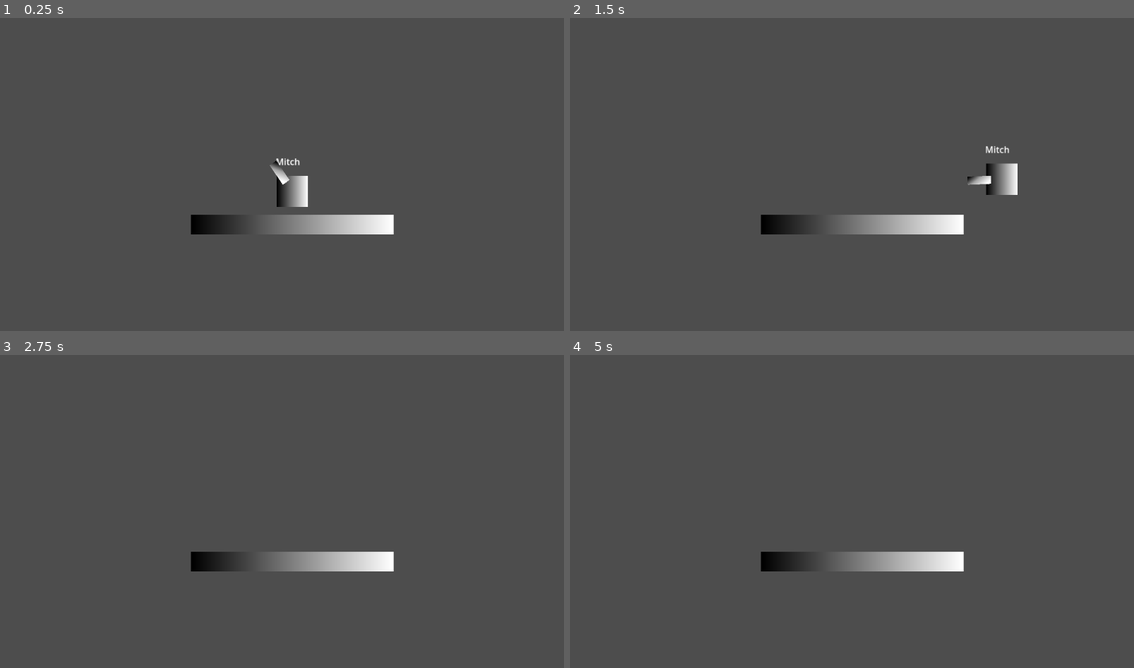
Above: before the commit, frames 1-4 (two rows, left to right).
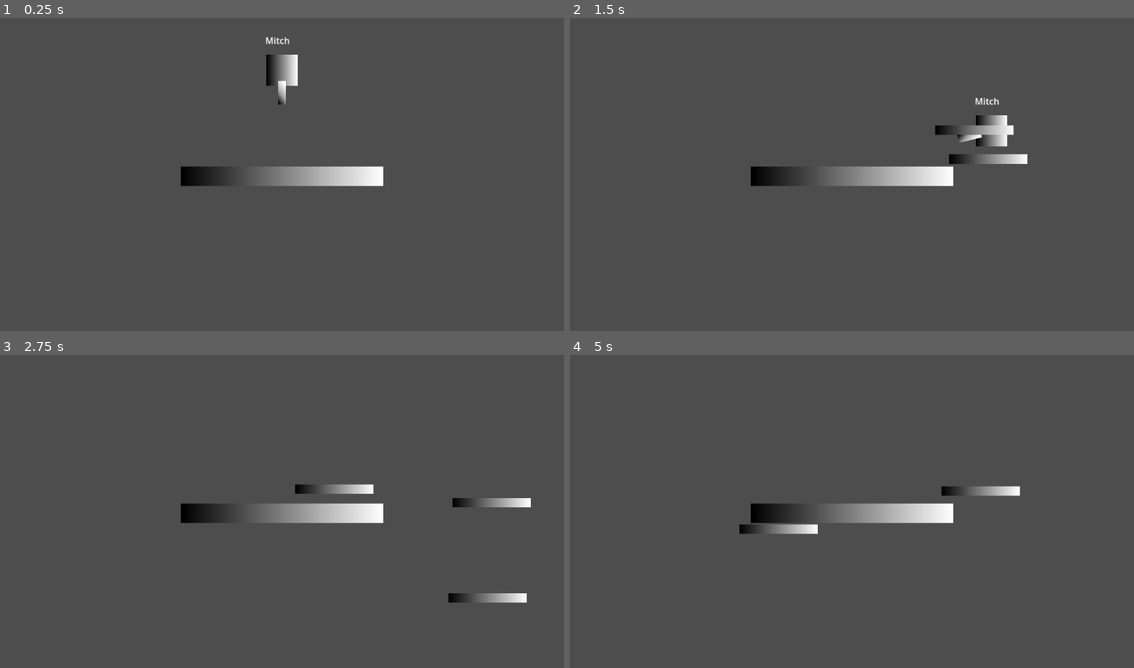
Above: after the commit, the same moments.

Repository: csolow/Mitchs-Missile
Game: Godot game, scene res://main.tscn
Same seed, same stepped clock (60 frames per second), same inputs: the game is played once before the commit and once after it.
Inputs (mouse positions are in pixels of both pictures, inside the frame that each line leads up to):
- Up to frame 1 (0.25 s): no input
- Up to frame 2 (1.5 s): move the mouse to (976, 161) at 0.52 s; hold D (right) from 0.53 s (still down); click (976, 161) at 0.6 s; tap Space (jump) at 0.77 s; move the mouse to (739, 193) at 1.27 s; click (739, 193) at 1.35 s
- Up to frame 3 (2.75 s): tap Space (jump) at 1.52 s; move the mouse to (338, 442) at 2.02 s; release D (right) at 2.03 s; hold A (left) from 2.03 s (still down); click (338, 442) at 2.1 s
- Up to frame 4 (5 s): move the mouse to (823, 577) at 2.77 s; release A (left) at 2.78 s; hold D (right) 2.78-4.28 s; click (823, 577) at 2.85 s; tap Space (jump) at 3.02, 3.77, 4.52 s; move the mouse to (1021, 561) at 3.52 s; click (1021, 561) at 3.6 s; move the mouse to (682, 464) at 4.27 s; hold A (left) from 4.28 s (still down); click (682, 464) at 4.35 s

The runs differ from the first frame. In frame 1, 4.6% of the frame differs, in the area x 32-70%, y 6-70%; in frame 2, 5.4%, in the area x 32-82%, y 25-70%; in frame 3, 4.7%; in frame 4, 4.4%.

Commit message:
Har implementeret instancing med skydning. Har ikke lavet instancerne til projektiler endnu

Diff:
--- a/Hand.gd
+++ b/Hand.gd
@@ -11,6 +11,12 @@
 func _process(_delta):
 	MousePosition = get_global_mouse_position()
 
-	PivotToMouse = MousePosition - get_global_transform().get_origin()
-	transform = transform.rotated((PivotToMouse.angle()-transform.get_rotation()))
+	PivotToMouse = get_pivot_to_mouse()
+	transform = transform.rotated(get_pivot_angle())
 	pass
+
+func get_pivot_to_mouse():
+	return MousePosition - get_global_transform().get_origin()
+
+func get_pivot_angle():
+	return PivotToMouse.angle()-transform.get_rotation()
--- a/PlayerScript.gd
+++ b/PlayerScript.gd
@@ -1,22 +1,31 @@
 extends CharacterBody2D
+
+@onready var rocket_to_be_spawned = load("res://Prefabs/FireworkPrefab.tscn")
 
 var speed = 300.0
 var jump_speed = -400
+var instantiation_point : Vector2
+@onready var instantiation_point_object = get_node("ArmPivot/InstantiationPoint")
+@onready var arm_pivot_child = get_node("ArmPivot")
+@onready var FireworkGun = get_node("ArmPivot/FireworkGun")
+
+
 
 # Get the gravity from the project settings so you can sync with rigid body nodes.
-var gravity = ProjectSettings.get_setting("physics/2d/default_gravity")
+@onready var gravity = ProjectSettings.get_setting("physics/2d/default_gravity")
 
+func _process(delta):
+	if Input.is_action_just_pressed("fire"):
+			fire_gun()
 
 func _physics_process(delta):
+
 	# Add the gravity.
 	velocity.y += gravity * delta
 
 	# Handle Jump.
 	if Input.is_action_just_pressed("jump") and is_on_floor():
 		velocity.y = jump_speed
-
-	if Input.is_action_just_pressed("fire"):
-		fire_gun()
 
 	# Get the input direction.
 	var direction = Input.get_axis("left", "right")
@@ -25,5 +34,15 @@
 	move_and_slide()
 
 func fire_gun():
+	var parent_node = get_tree().get_root().get_node("Main")
+	var rocket_instance = rocket_to_be_spawned.instantiate()
+	rocket_instance.transform = rocket_instance.transform.translated(instantiation_point_object.global_position)
+	rocket_instance.transform = rocket_instance.transform.rotated(FireworkGun.transform.get_rotation())
+	rocket_instance.DirectionVector = arm_pivot_child.get_pivot_to_mouse()
+	print(rocket_instance.global_position)
+	parent_node.add_child(rocket_instance)
+
+
+func get_instantiation_point():
 
 	pass
--- /dev/null
+++ b/Prefabs/FireworkPrefab.tscn
@@ -0,0 +1,25 @@
+[gd_scene load_steps=5 format=3 uid="uid://bwvwq38h3n4kx"]
+
+[ext_resource type="Script" path="res://Scripts/FireworkPrefab.gd" id="1_sfp8o"]
+
+[sub_resource type="Gradient" id="Gradient_41x46"]
+
+[sub_resource type="GradientTexture2D" id="GradientTexture2D_2oocw"]
+gradient = SubResource("Gradient_41x46")
+
+[sub_resource type="RectangleShape2D" id="RectangleShape2D_nq7df"]
+size = Vector2(160, 18)
+
+[node name="AnimatableBody2D" type="AnimatableBody2D"]
+sync_to_physics = false
+script = ExtResource("1_sfp8o")
+
+[node name="Sprite2D" type="Sprite2D" parent="."]
+position = Vector2(80, 0)
+scale = Vector2(2.5, 0.3)
+texture = SubResource("GradientTexture2D_2oocw")
+
+[node name="CollisionShape2D" type="CollisionShape2D" parent="."]
+position = Vector2(80, 0)
+shape = SubResource("RectangleShape2D_nq7df")
+disabled = true
--- /dev/null
+++ b/Scripts/FireworkPrefab.gd
@@ -0,0 +1,16 @@
+extends AnimatableBody2D
+@export var DirectionVector : Vector2
+var speed = 2
+
+# Called when the node enters the scene tree for the first time.
+func _ready():
+	pass # Replace with function body.
+
+
+# Called every frame. 'delta' is the elapsed time since the previous frame.
+func _physics_process(delta):
+	move_and_collide(DirectionVector.normalized() * speed)
+	pass
+
+func set_angle(angle):
+	transform = transform.rotated(angle - transform.get_rotation())
--- a/main.tscn
+++ b/main.tscn
@@ -20,29 +20,29 @@
 fill_from = Vector2(1, 0.866973)
 fill_to = Vector2(0.0321101, 0.399083)
 
-[node name="Node2D" type="Node2D"]
-position = Vector2(597, 323)
+[sub_resource type="RectangleShape2D" id="RectangleShape2D_vgkwu"]
+size = Vector2(64, 64)
 
-[node name="Mitch" type="Node2D" parent="."]
+[node name="Main" type="Node2D"]
 
-[node name="CharacterBody2D" type="CharacterBody2D" parent="."]
-position = Vector2(0, -0.999992)
+[node name="Mitch" type="CharacterBody2D" parent="."]
+position = Vector2(0, -250)
 script = ExtResource("1_njics")
 
-[node name="Sprite2D" type="Sprite2D" parent="CharacterBody2D"]
+[node name="Sprite2D" type="Sprite2D" parent="Mitch"]
 texture = SubResource("GradientTexture2D_nmsk5")
 
-[node name="CollisionShape2D" type="CollisionShape2D" parent="CharacterBody2D"]
+[node name="CollisionShape2D" type="CollisionShape2D" parent="Mitch"]
 shape = SubResource("RectangleShape2D_684jq")
 
-[node name="Control" type="Control" parent="CharacterBody2D"]
+[node name="Control" type="Control" parent="Mitch"]
 layout_mode = 3
 anchors_preset = 0
 offset_right = 40.0
 offset_bottom = 40.0
 metadata/_edit_use_anchors_ = true
 
-[node name="RichTextLabel" type="RichTextLabel" parent="CharacterBody2D/Control"]
+[node name="RichTextLabel" type="RichTextLabel" parent="Mitch/Control"]
 layout_mode = 1
 anchors_preset = -1
 anchor_left = -0.175
@@ -57,22 +57,27 @@
 text = "Mitch"
 metadata/_edit_use_anchors_ = true
 
-[node name="Hand" type="Node2D" parent="CharacterBody2D"]
+[node name="ArmPivot" type="Node2D" parent="Mitch"]
 script = ExtResource("2_v85uw")
 
-[node name="FireworkGun2D" type="Node2D" parent="CharacterBody2D/Hand"]
+[node name="FireworkGun" type="Node2D" parent="Mitch/ArmPivot"]
 
-[node name="Sprite2D" type="Sprite2D" parent="CharacterBody2D/Hand/FireworkGun2D"]
+[node name="FireworkSprite" type="Sprite2D" parent="Mitch/ArmPivot/FireworkGun"]
 position = Vector2(46, 0)
 scale = Vector2(0.749048, 0.261173)
 texture = SubResource("GradientTexture2D_k6tyf")
 
+[node name="InstantiationPoint" type="Node2D" parent="Mitch/ArmPivot"]
+position = Vector2(70, 0)
+
 [node name="StaticBody2D" type="StaticBody2D" parent="."]
-position = Vector2(0, 100)
 scale = Vector2(6.46362, 0.629343)
 
 [node name="Sprite2D" type="Sprite2D" parent="StaticBody2D"]
 texture = SubResource("GradientTexture2D_nmsk5")
 
 [node name="CollisionShape2D" type="CollisionShape2D" parent="StaticBody2D"]
-shape = SubResource("RectangleShape2D_684jq")
+position = Vector2(0, 0.000244141)
+shape = SubResource("RectangleShape2D_vgkwu")
+
+[node name="Camera2D" type="Camera2D" parent="."]
Not shown: 1 places in main.tscn that only renumber resources
